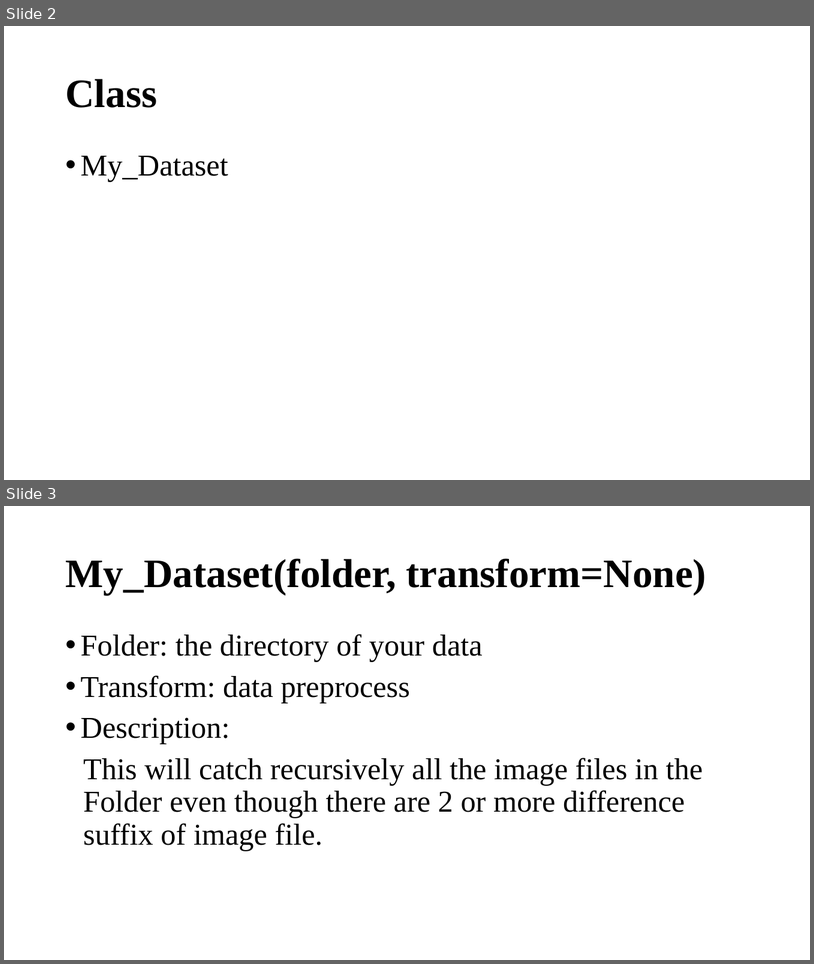
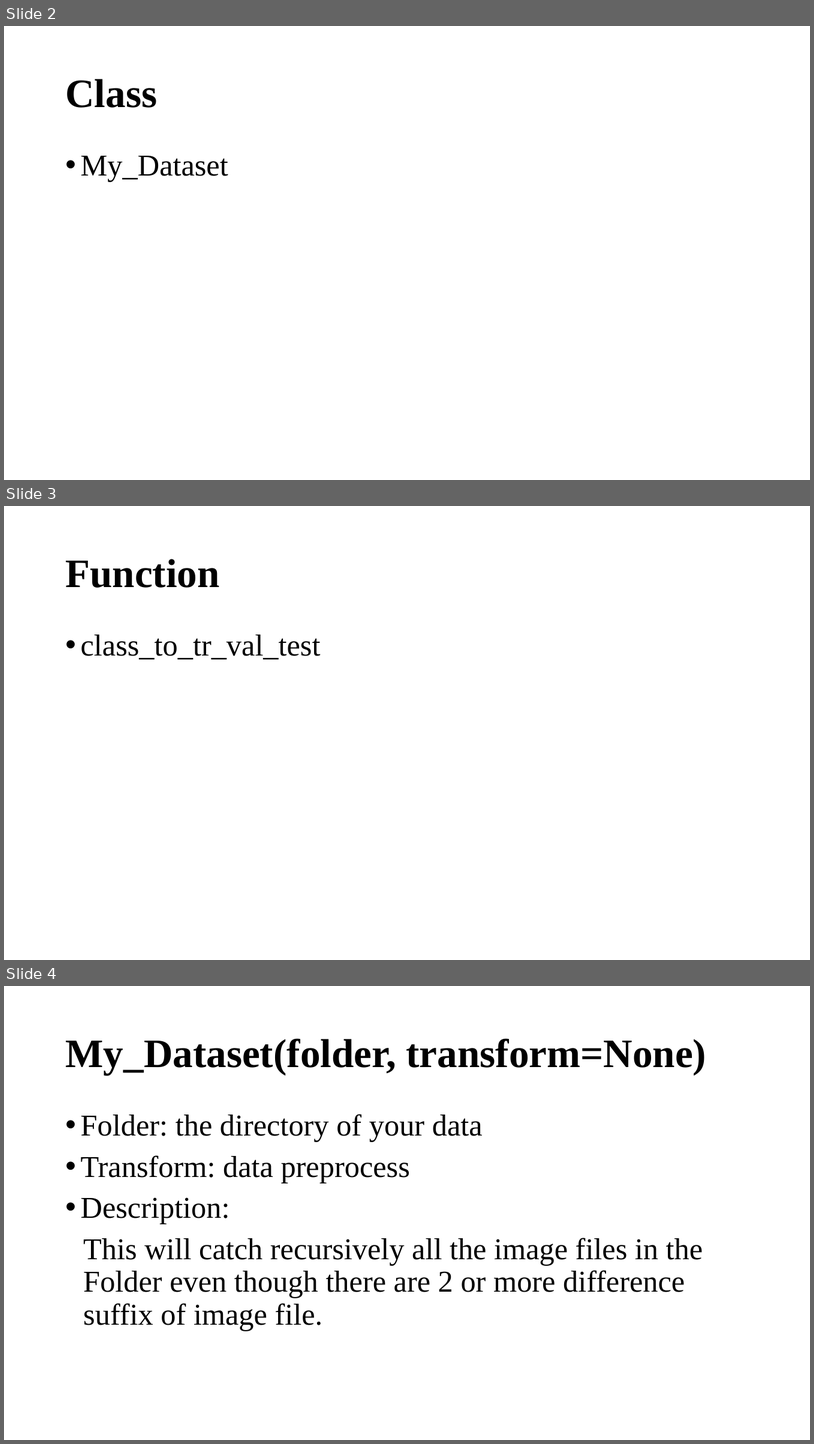
Before and after one commit to shyhyawJou/ExquisiteNetV2, a slide deck: library.pptx. Shown one above the other, each under a label of ours: slides 2 and 3 before the commit, slides 2, 3 and 4 after it. The pictures are 814x964 and 814x1444 pixels, drawn with LibreOffice and Linux fonts; fonts in the diff are those of the drawing. Boxes give left, top, right and bottom in pixels: in the first picture for what was removed or moved away, otherwise in the second. Text is boxed around its words. In the diff, an @@ line names an element or a change of style, - is before the commit and + after.

```diff
--- a/library.pptx
+++ b/library.pptx
@@ slide 3 added at (4,506,810,960), background #FFFFFF @@
@@ title added at (65,559,219,588), 48 pt, text #000000, bold @@
+Function
@@ text added at (81,634,321,660), 36 pt, text #000000 @@
+• class_to_tr_val_test
@@ what was slide 3 is now slide 4 @@
```
Also in this commit, not shown: 1 other slide added.
